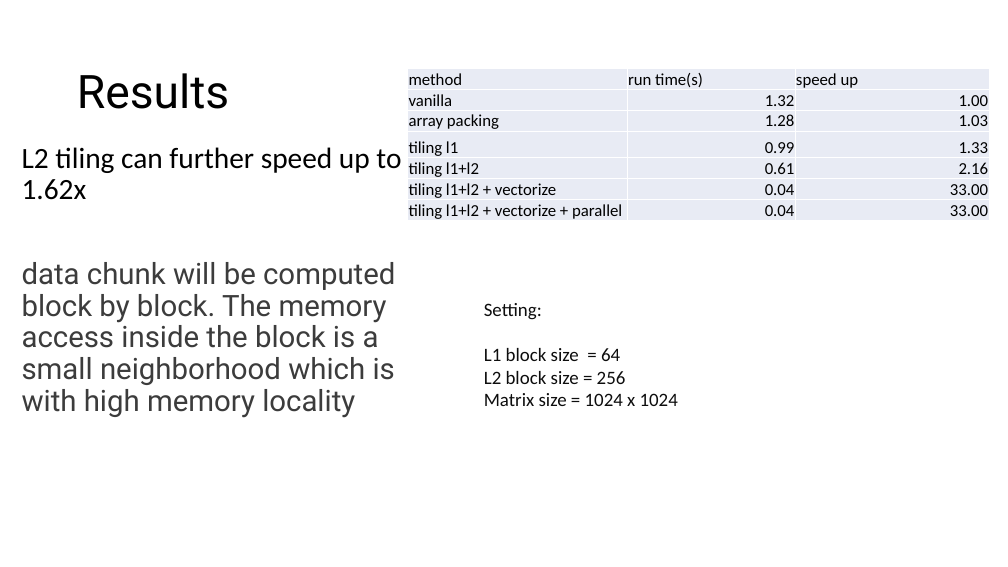
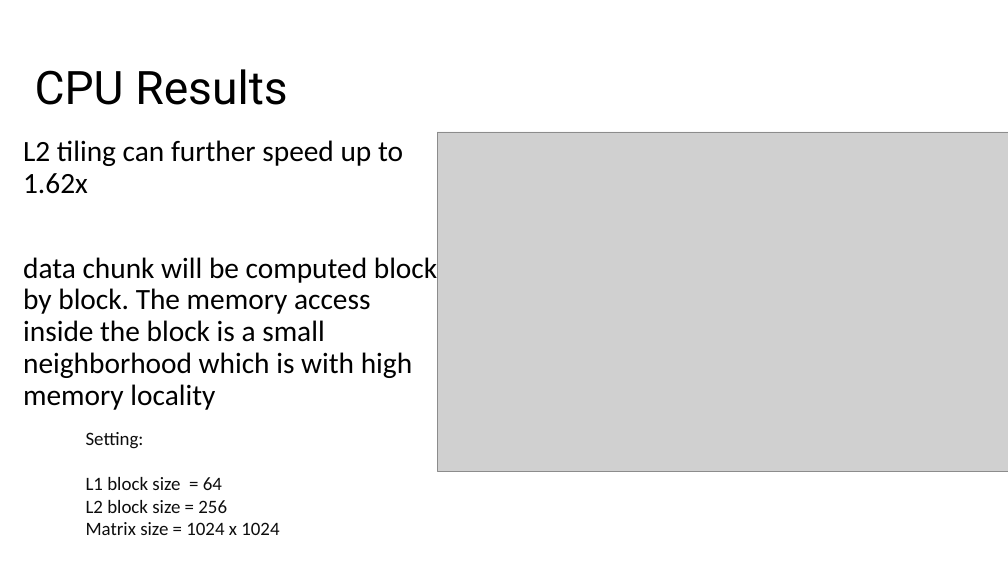
Before and after one commit to LukeLIN-web/CS345, a slide deck: slide 13 of project/finalpre.pptx (slide 10 before the commit). Drawn at 1008x567 pixels with LibreOffice and Linux fonts; fonts in the diff are those of the drawing; grey boxes stand for pictures. Boxes give left, top, right and bottom in pixels: in the first picture for what was removed or moved away, otherwise in the second. Text is boxed around its words. In the diff, an @@ line names an element or a change of style, - is before the commit and + after.

```diff
--- a/project/finalpre.pptx
+++ b/project/finalpre.pptx
@@ text at bbox=[35, 69, 287, 105]: text changed @@
-Results
+CPU Results
@@ table removed at bbox=[408, 68, 988, 223], 7 rows, 3 columns @@
-method | run time(s) | speed up
-vanilla | 1.32 | 1.00
-array packing | 1.28 | 1.03
-tiling l1 | 0.99 | 1.33
-tiling l1+l2 | 0.61 | 2.16
-tiling l1+l2 + vectorize | 0.04 | 33.00
-tiling l1+l2 + vectorize + parallel | 0.04 | 33.00
@@ text "L2 tiling can further speed ...": place and size @@
-text "L2 tiling can further speed ..." at bbox=[22, 147, 401, 418]
+text "L2 tiling can further speed ..." at bbox=[23, 140, 437, 410]
@@ picture added at bbox=[437, 132, 1008, 472] @@
@@ text at bbox=[23, 257, 437, 410]: font Roboto to Calibri, text colour #3C3C3C to #000000 in "data chunk will be computed block by ..." @@
@@ text "Setting:": place and size @@
-text "Setting:" at bbox=[484, 303, 678, 406]
+text "Setting:" at bbox=[86, 432, 279, 535]
```
Also in this commit, not shown: 8 other slides changed, 9 slides added, 4 slides removed, 3 other files.
